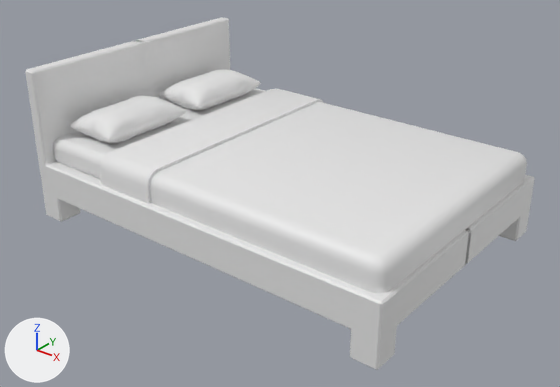
What one commit did to the Blender file Models/Main level/Clutter Room/bed.blend.
Rendered twice from a camera (50 mm lens) standing at (1.66, -3.99, 2.17) and looking at (-0.6, -1.17, 0.42). Arrows for +X, +Y and +Z are at lower left; the lights stay in place.

The first picture shows 'Sheets', 'bed frame', 'mattress', 'pillow'.
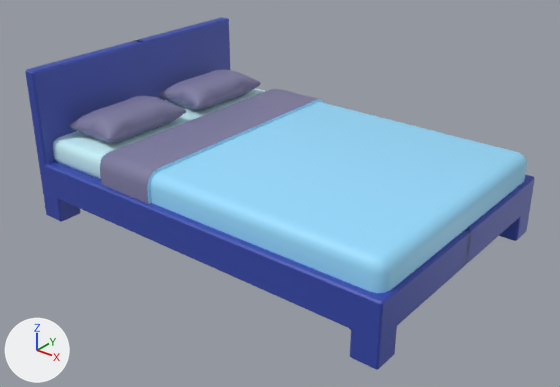
Pixel boxes [x1, y1, x2, y2] of what changed, in the pictures (560 x 387 px):
'Sheets', recoloured (white to blue)
    both: [100, 89, 527, 293]
'pillow', recoloured (white to blue)
    both: [69, 70, 261, 143]
'mattress', recoloured
    both: [53, 88, 265, 179]
part 1 of me_plane_001, built on
    both: [25, 17, 535, 370]
part 2 of me_cube_002, recoloured (white to blue)
    both: [100, 152, 157, 204]
part 3 of me_cube_002, recoloured (white to blue)
    both: [110, 89, 318, 169]
part 4 of me_plane_003, added (blue)
    after: [159, 70, 261, 110]
part 5 of me_plane_003, recoloured (white to blue)
    both: [69, 96, 186, 143]

The change, as a list of edits to the scene's bpy script:
```text
Change mat_material:
    mat_material.base_color: (0.8, 0.8, 0.8) -> (0.314, 0.723, 1.0)  # white #e7e7e7 -> blue #98ddff
Add mat_material_001:
    mat_material_001 = principled_material('Material.001')
    mat_material_001.base_color = (0.209, 0.202, 0.356)  # blue #7e7ca1
Add mat_bed_frame:
    mat_bed_frame = principled_material('bed frame')
    mat_bed_frame.base_color = (0.0382, 0.0685, 0.413)  # blue #374aac
Change me_plane_001:
    used by ob_bed_frame; parent = ob_sheets; location = (0.693, 0.0398, 0.601)
    remove me_plane_001.from_pydata(...)  # 160 vertices, 158 faces; spans x -2.43..0.08, y -1.64..0.08, z -0.38..0.59
    add me_plane_001.from_pydata(...)  # 370 vertices, 402 faces; spans x -2.43..0.08, y -1.64..0.08, z -0.38..0.59
    me_plane_001 part 1: 142 vertices removed from x -2.43..0.08, y -1.64..0.08, z -0.38..0.59; 352 vertices added at x -2.43..0.08, y -1.64..0.08, z -0.38..0.59
    add me_plane_001.materials.append(mat_bed_frame)  # blue #374aac
Change me_cube_002:
    where me_cube_002.from_pydata(...)  # 170 vertices, 172 faces; spans x -0.82..1.14, y -0.84..0.84, z -0.11..0.1
    used by ob_sheets; location = (-0.567, -1.098, 0.598); scale = (0.852, 0.852, 0.852)
    me_cube_002 part 2: 12 of the faces centred in x -0.8..-0.56, y -0.83..-0.77, z -0.05..0.09 switch from mat_material (white #e7e7e7) to mat_material_001 (blue #7e7ca1)
    me_cube_002 part 3: 3 of the faces centred in x -0.8..-0.56, y 0.0, z 0.07..0.1 switch from mat_material (white #e7e7e7) to mat_material_001 (blue #7e7ca1)
Change me_plane_003:
    used by ob_pillow; parent = ob_sheets; location = (-1.413, -1.116, 0.952); rotation_euler = (0.0, 0.0, -1.571), in degrees (0, 0, -90); scale = (0.32, 0.198, 0.198)
    remove me_plane_003.from_pydata(...)  # 2562 vertices, 2560 faces; spans x -1.0..1.0, y -0.96..0.96, z -1.13..-0.18
    add me_plane_003.from_pydata(...)  # 5124 vertices, 5120 faces; spans x -3.35..1.0, y -0.96..0.96, z -1.13..-0.18
    me_plane_003 part 4: the loose piece of 2562 vertices spanning x -1.0..1.0, y -0.96..0.96, z -1.13..-0.18 is copied, and the copy is mirrored in x about its middle, then moved by (-2.35, 0.0, 0.0), in mat_material_001 (blue #7e7ca1); it spans x -3.35..-1.34, y -0.96..0.96, z -1.13..-0.18
    me_plane_003 part 5: 2560 faces spanning x -1.0..1.0, y -0.96..0.96, z -1.13..-0.18 switch from no material to mat_material_001 (blue #7e7ca1)
Change ob_pillow:
    remove _m = ob_pillow.modifiers.new('Mirror', 'MIRROR')
    remove _m.use_axis = (False, True, False)
    remove _m.mirror_object = ob_mattress
```
